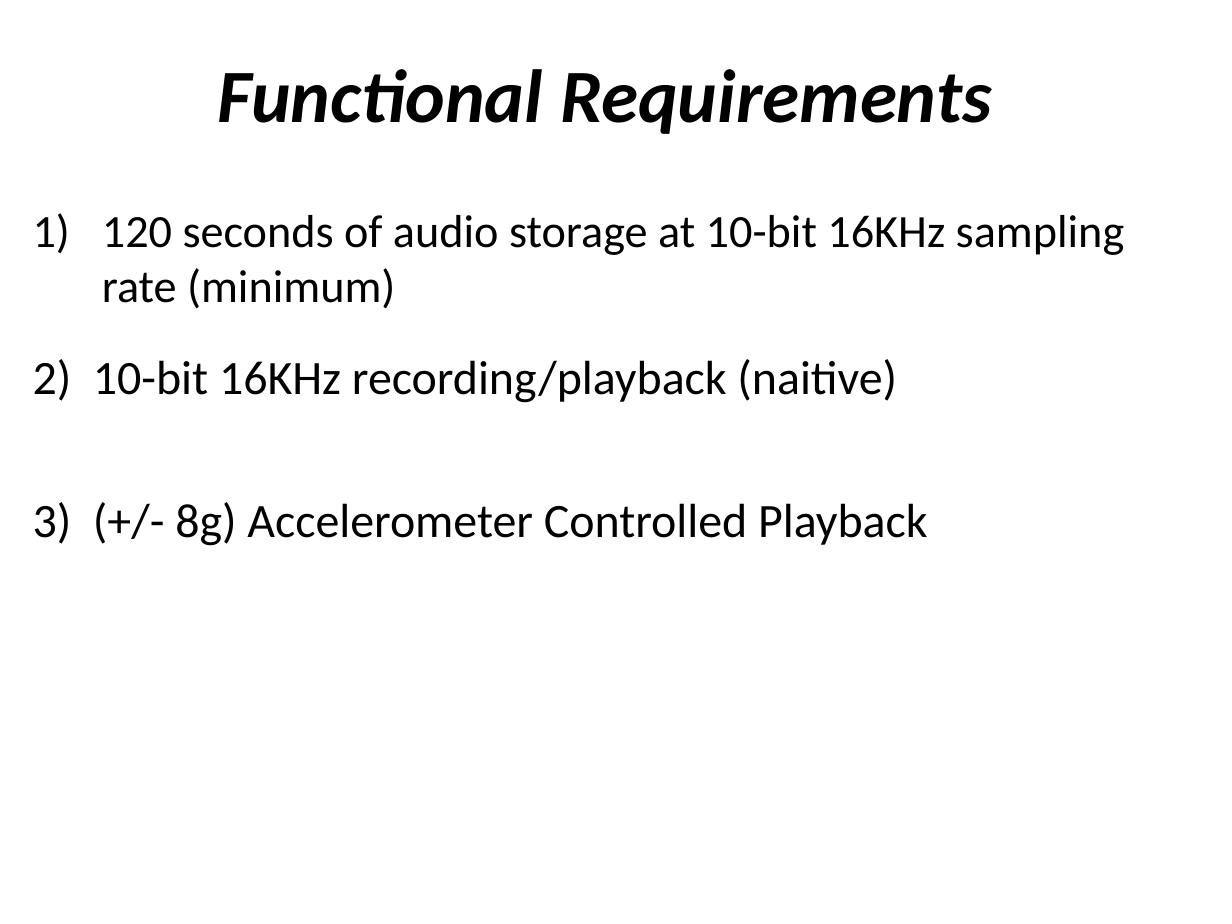
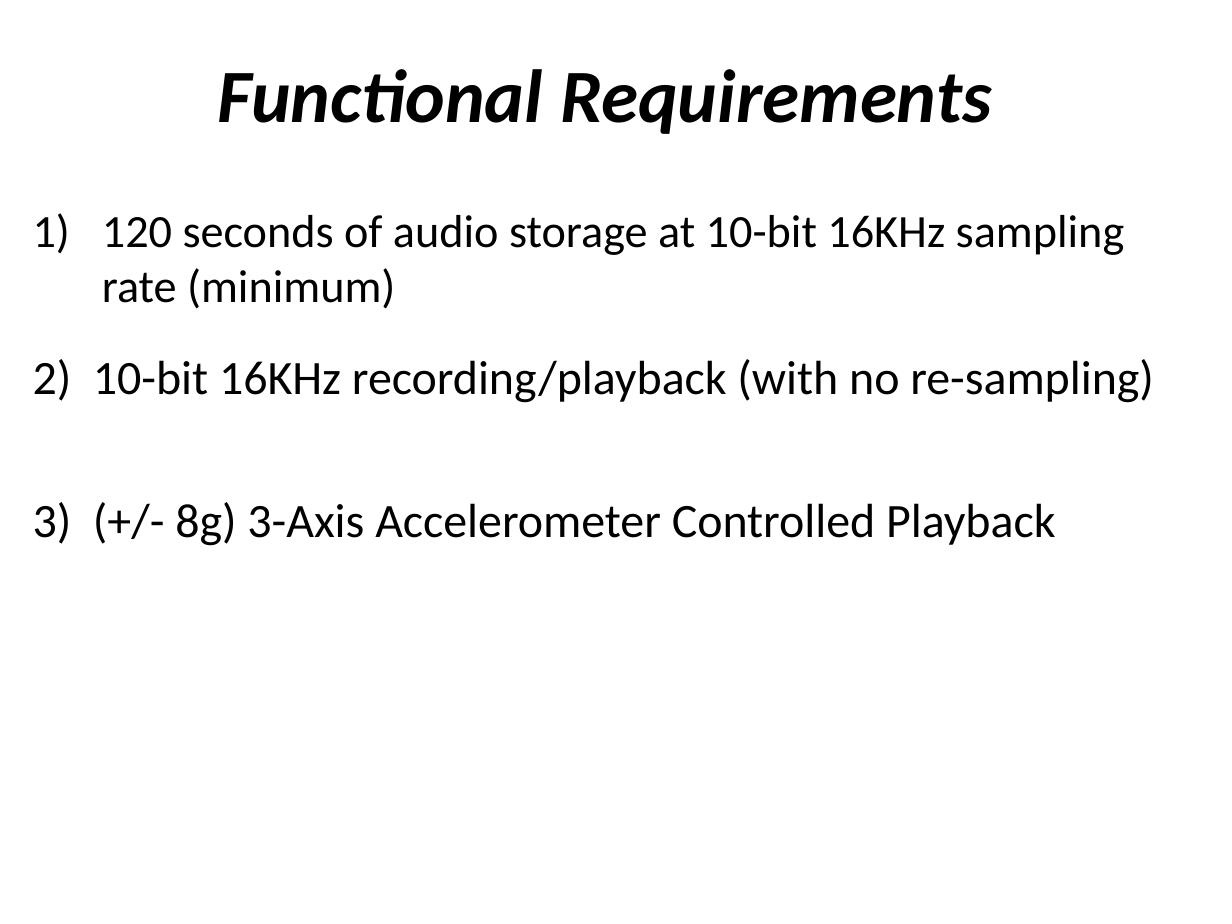
Before and after one commit to stevendiemer/Project-326, a slide deck: slide 5 of Presentation/Design Review.pptx. Drawn at 1232x924 pixels with LibreOffice and Linux fonts; fonts in the diff are those of the drawing; background and template pictures are left out. Boxes give left, top, right and bottom in pixels: in the first picture for what was removed or moved away, otherwise in the second. Text is boxed around its words. In the diff, an @@ line names an element or a change of style, - is before the commit and + after.

```diff
--- a/Presentation/Design Review.pptx
+++ b/Presentation/Design Review.pptx
@@ text at <box>33,359,1154,403</box>: text changed @@
-2) 10-bit 16KHz recording/playback (naitive)
+2) 10-bit 16KHz recording/playback (with no re-sampling)
@@ text at <box>33,502,1055,546</box>: text changed @@
-3) (+/- 8g) Accelerometer Controlled Playback
+3) (+/- 8g) 3-Axis Accelerometer Controlled Playback
```
Also in this commit, not shown: 1 other slide changed, 1 slide added.
